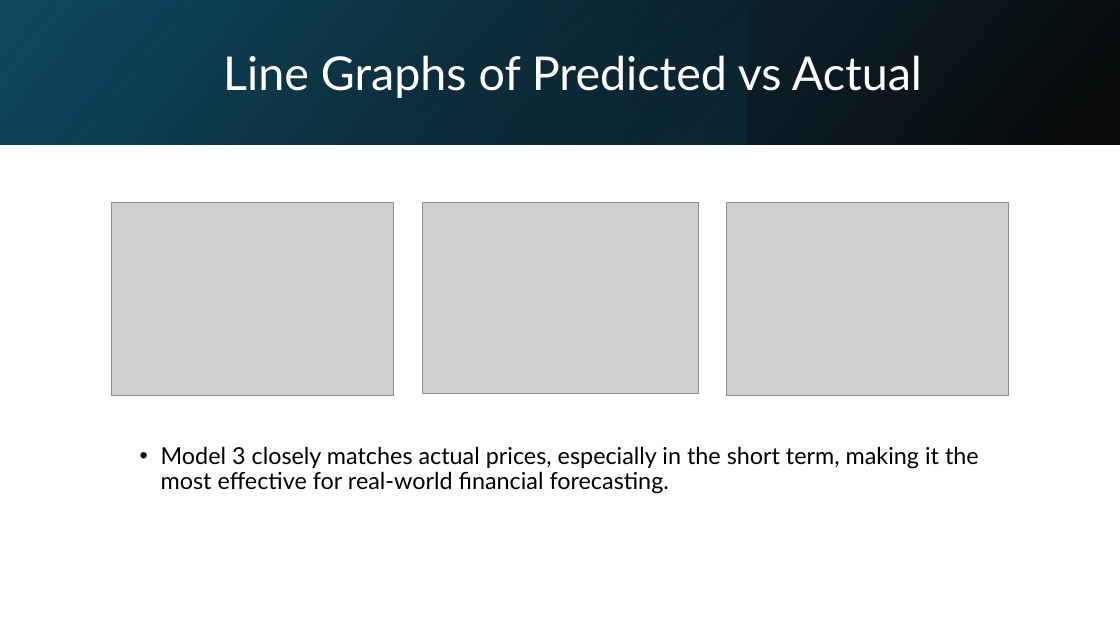
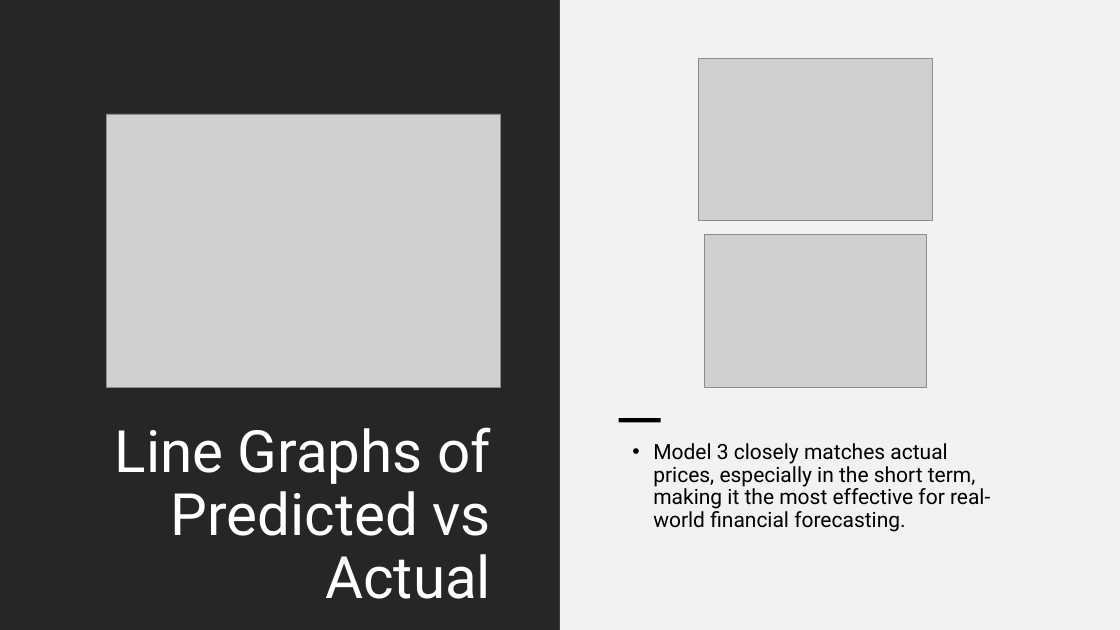
Before and after one commit to emilyschnepp/appleStockPrediction, a slide deck: slide 6 of appleStockResultsandViz.pptx. Drawn at 1120x630 pixels with LibreOffice and Linux fonts; fonts in the diff are those of the drawing; grey boxes stand for pictures. Boxes give left, top, right and bottom in pixels: in the first picture for what was removed or moved away, otherwise in the second. Text is boxed around its words. In the diff, an @@ line names an element or a change of style, - is before the commit and + after.

```diff
--- a/appleStockResultsandViz.pptx
+++ b/appleStockResultsandViz.pptx
@@ rectangle removed at (x1=0, y1=0, x2=1120, y2=145) @@
@@ rectangle removed at (x1=0, y1=0, x2=1120, y2=145) @@
@@ rectangle added at (x1=0, y1=0, x2=560, y2=630), fill #262626 @@
@@ rectangle removed at (x1=351, y1=0, x2=747, y2=145) @@
@@ rectangle added at (x1=560, y1=0, x2=1120, y2=630), fill #F2F2F2 @@
@@ picture resized from (x1=112, y1=202, x2=393, y2=396) to (x1=698, y1=59, x2=933, y2=220) @@
@@ picture resized from (x1=423, y1=202, x2=699, y2=394) to (x1=106, y1=114, x2=501, y2=387) @@
@@ picture resized from (x1=727, y1=202, x2=1008, y2=396) to (x1=704, y1=235, x2=927, y2=388) @@
@@ text "Line Graphs of Predicted vs ..." moved from (x1=223, y1=55, x2=922, y2=98) to (x1=115, y1=427, x2=491, y2=599) @@
@@ text "Line Graphs of Predicted vs ..." at (x1=115, y1=427, x2=491, y2=599): size 40 to 50 pt, font Lato to Roboto; alignment centre to right; vertical alignment middle to top @@
@@ rectangle added at (x1=619, y1=418, x2=661, y2=423), fill #000000 @@
@@ text "Model 3 closely matches actual ..." moved from (x1=161, y1=446, x2=979, y2=494) to (x1=653, y1=443, x2=990, y2=532) @@
@@ text "Model 3 closely matches actual ..." at (x1=653, y1=443, x2=990, y2=532): size 20 to 18 pt, font Lato to Roboto @@
```
Also in this commit, not shown: 7 other slides changed.
